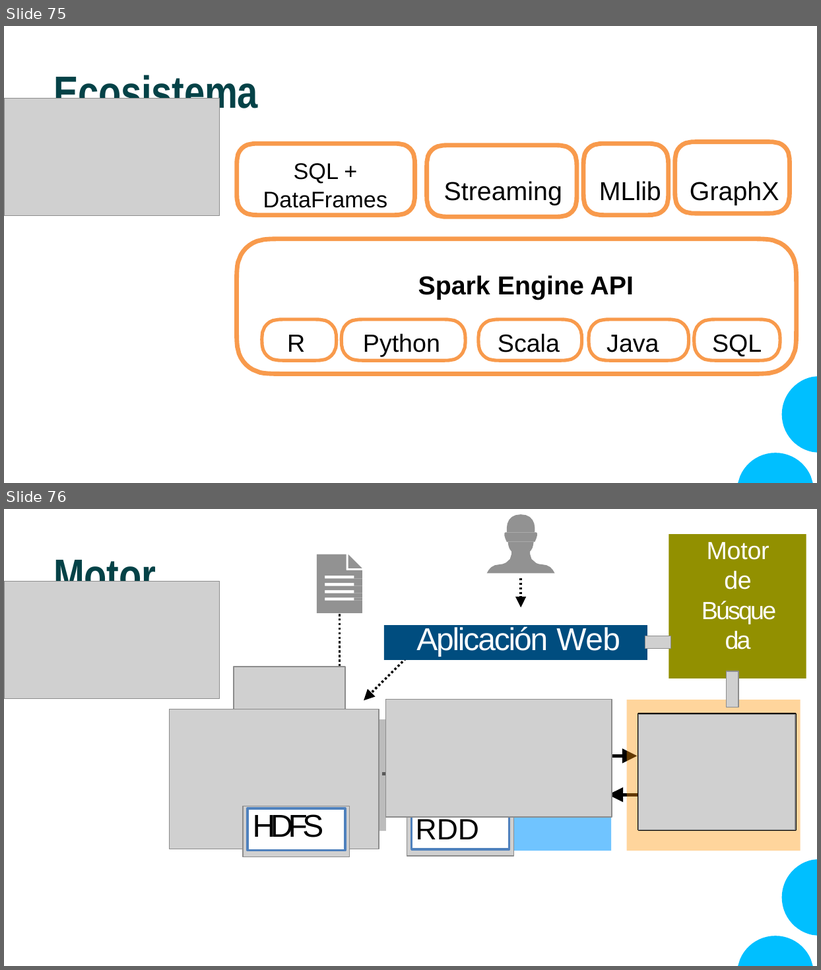
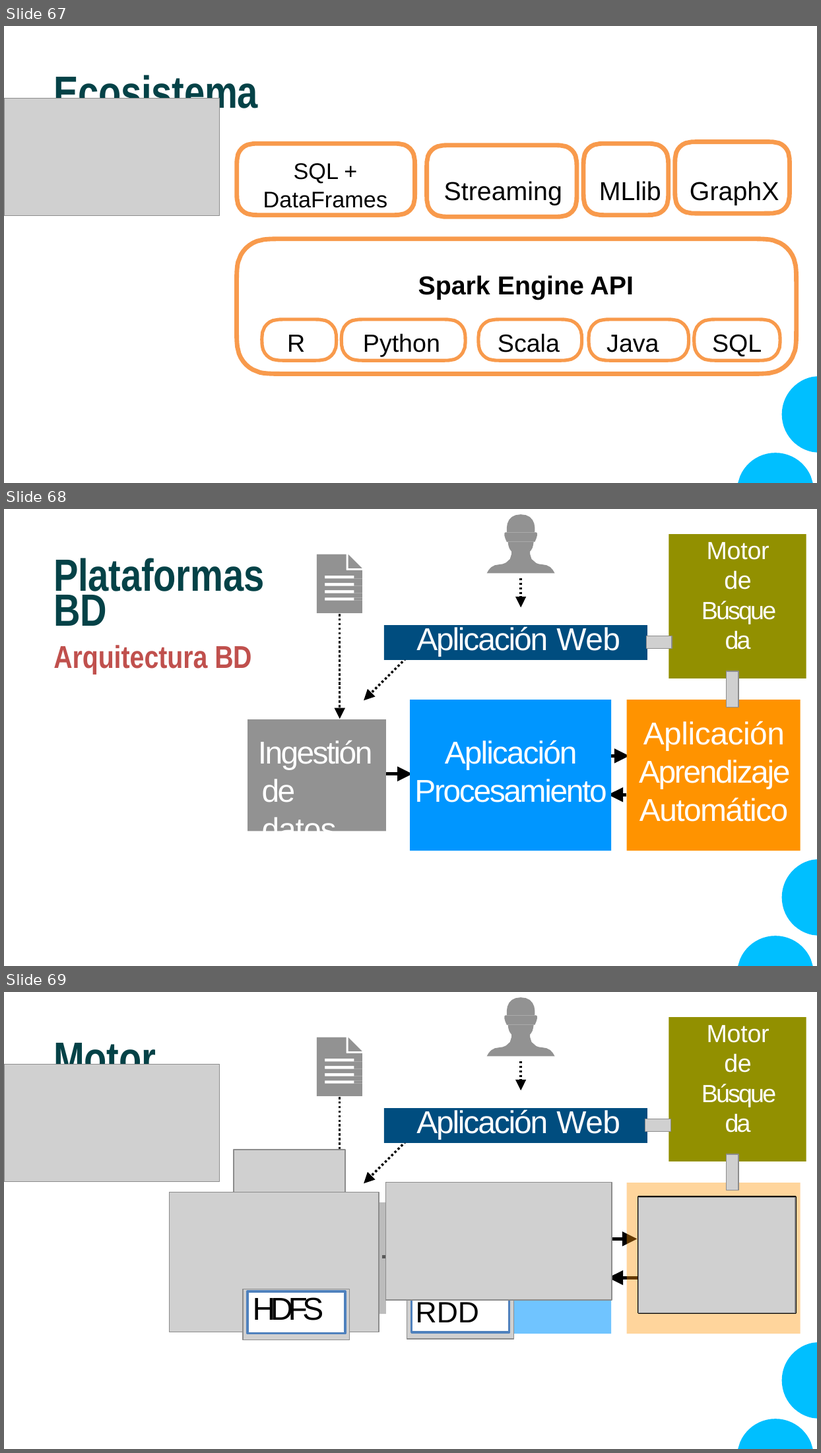
Before and after one commit to CodeWithJuancho/CEIABD_Modulos-de-Big-Data, a slide deck: SPS/UT1 - Fundamentos y Arquitectura de Big Data/UT1_2/UT1_2 - Arquitectura Sistemas de Big Data.pptx. Shown one above the other, each under a label of ours: slides 75 and 76 before the commit, slides 67, 68 and 69 after it. The pictures are 821x970 and 821x1453 pixels, drawn with LibreOffice and Linux fonts; fonts in the diff are those of the drawing; grey boxes stand for pictures. Boxes give left, top, right and bottom in pixels: in the first picture for what was removed or moved away, otherwise in the second. Text is boxed around its words. In the diff, an @@ line names an element or a change of style, - is before the commit and + after.

```diff
--- a/SPS/UT1 - Fundamentos y Arquitectura de Big Data/UT1_2/UT1_2 - Arquitectura Sistemas de Big Data.pptx
+++ b/SPS/UT1 - Fundamentos y Arquitectura de Big Data/UT1_2/UT1_2 - Arquitectura Sistemas de Big Data.pptx
@@ slide 68 added at (x1=4, y1=509, x2=817, y2=966), background #FFFFFF @@
@@ freeform shape added at (x1=487, y1=515, x2=555, y2=573), fill #929292 @@
@@ freeform shape added at (x1=669, y1=534, x2=807, y2=679), fill #929000 @@
@@ title added at (x1=707, y1=542, x2=770, y2=590), 22 pt, text #FFFFFF @@
+Motor de
+Búsqueda
@@ text added at (x1=54, y1=558, x2=264, y2=599), 40 pt, text #044247, bold @@
+Plataformas
@@ freeform shape added at (x1=521, y1=578, x2=521, y2=597), outline #000000 2 pt dashed @@
@@ text added at (x1=54, y1=590, x2=252, y2=675), 28 pt, text #C0504D, bold @@
+BD
+Arquitectura BD
@@ freeform shape added at (x1=516, y1=597, x2=526, y2=607), fill #000000 @@
@@ rectangle added at (x1=385, y1=625, x2=648, y2=660), fill #004D7F, 28 pt, text #FFFFFF @@
+Aplicación Web
@@ freeform shape added at (x1=371, y1=642, x2=422, y2=694), outline #000000 2 pt dashed @@
@@ picture added at (x1=646, y1=636, x2=671, y2=648) @@
@@ picture added at (x1=726, y1=671, x2=738, y2=708) @@
@@ freeform shape added at (x1=364, y1=689, x2=376, y2=700), fill #000000 @@
@@ freeform shape added at (x1=410, y1=700, x2=611, y2=852), fill #0096FF @@
@@ freeform shape added at (x1=627, y1=700, x2=801, y2=852), fill #FF9300 @@
@@ rectangle added at (x1=248, y1=720, x2=386, y2=831), fill #929292, 28 pt, text #FFFFFF @@
+Ingestión de datos
@@ group added at (x1=317, y1=555, x2=362, y2=719): 4 freeform shapes @@
@@ text added at (x1=639, y1=721, x2=790, y2=822), 28 pt, text #FFFFFF @@
+Aplicación Aprendizaje Automático
@@ text added at (x1=445, y1=740, x2=578, y2=770), 28 pt, text #FFFFFF @@
+Aplicación
@@ text added at (x1=415, y1=779, x2=607, y2=803), 28 pt, text #FFFFFF @@
+Procesamiento
@@ group added at (x1=386, y1=749, x2=629, y2=803): 6 freeform shapes @@
@@ freeform shape added at (x1=738, y1=859, x2=817, y2=966), fill #00BFFF @@
@@ what was slide 75 is now slide 67 @@
@@ what was slide 76 is now slide 69 @@
```
Also in this commit, not shown: 4 other slides added, 1 other file.
